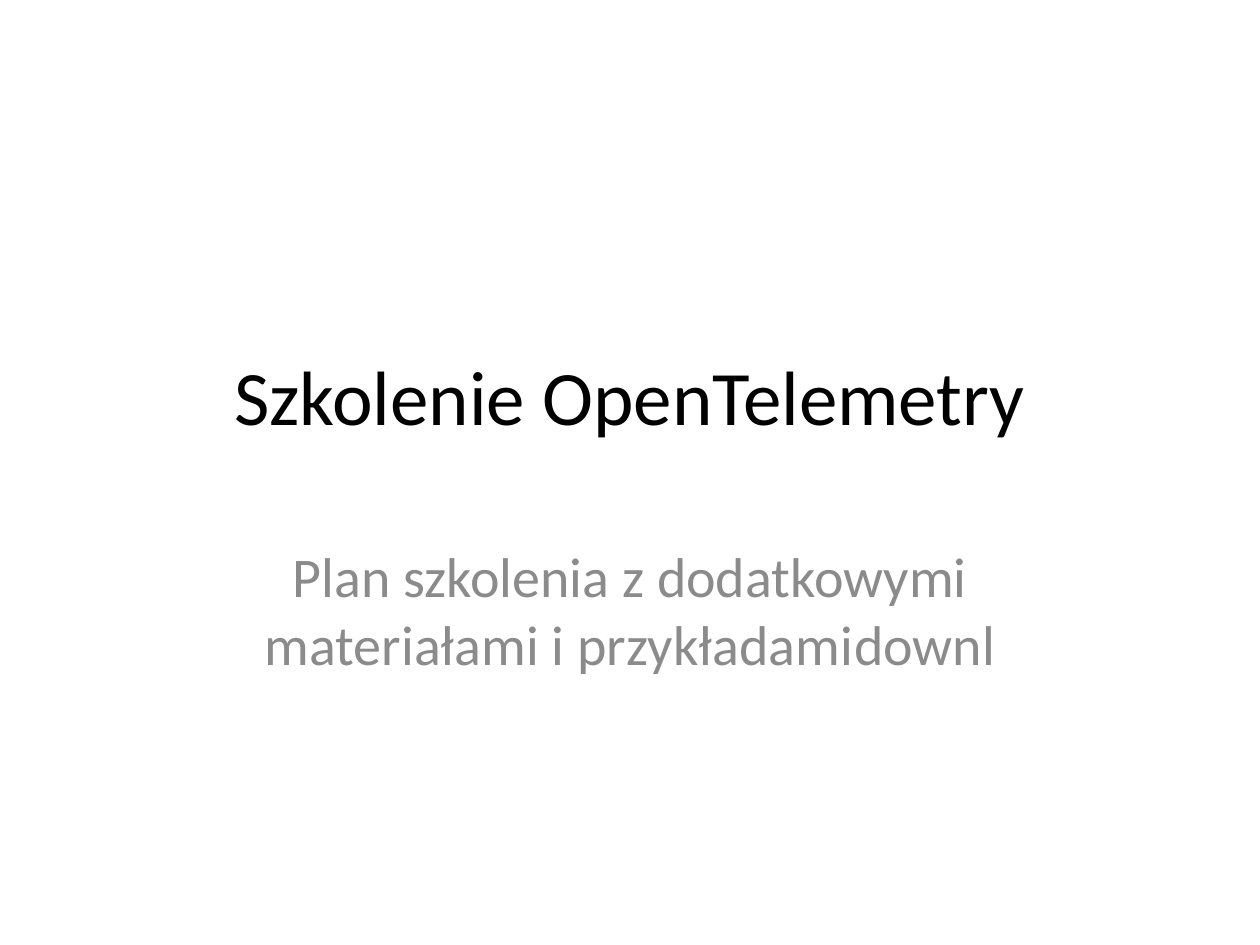
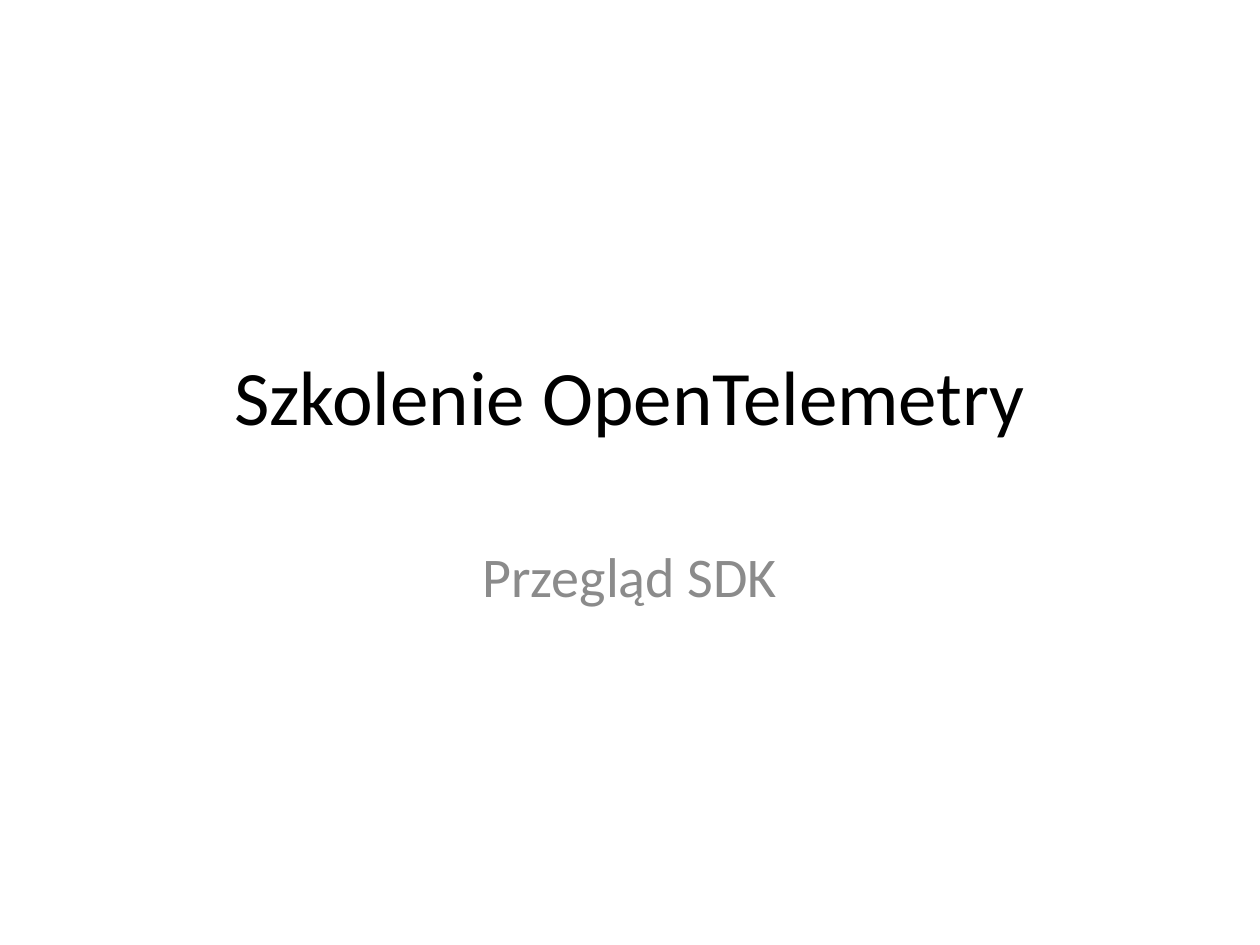
Before and after one commit to Kapsztajn/otel_training_python, a slide deck: slide 1 of otel teoria/Day 1 session 2.1 Przeglad SDK.pptx. Drawn at 1260x945 pixels with LibreOffice and Linux fonts; fonts in the diff are those of the drawing. Boxes give left, top, right and bottom in pixels: in the first picture for what was removed or moved away, otherwise in the second. Text is boxed around its words. In the diff, an @@ line names an element or a change of style, - is before the commit and + after.

```diff
--- a/otel teoria/Day 1 session 2.1 Przeglad SDK.pptx
+++ b/otel teoria/Day 1 session 2.1 Przeglad SDK.pptx
@@ subtitle at box(483, 558, 777, 607): text changed @@
-Plan szkolenia z dodatkowymi materiałami i przykładamidownl
+Przegląd SDK
```
Also in this commit, not shown: 7 other slides changed, 23 other files.
